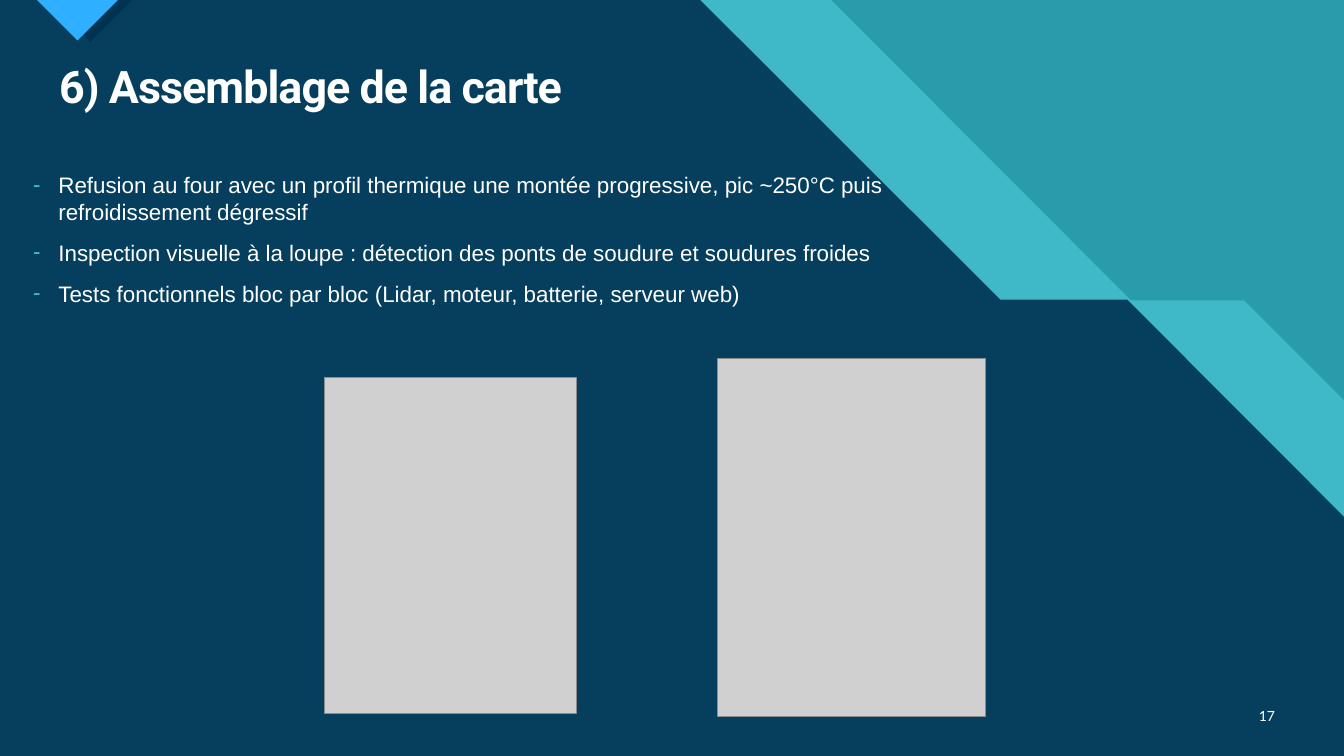
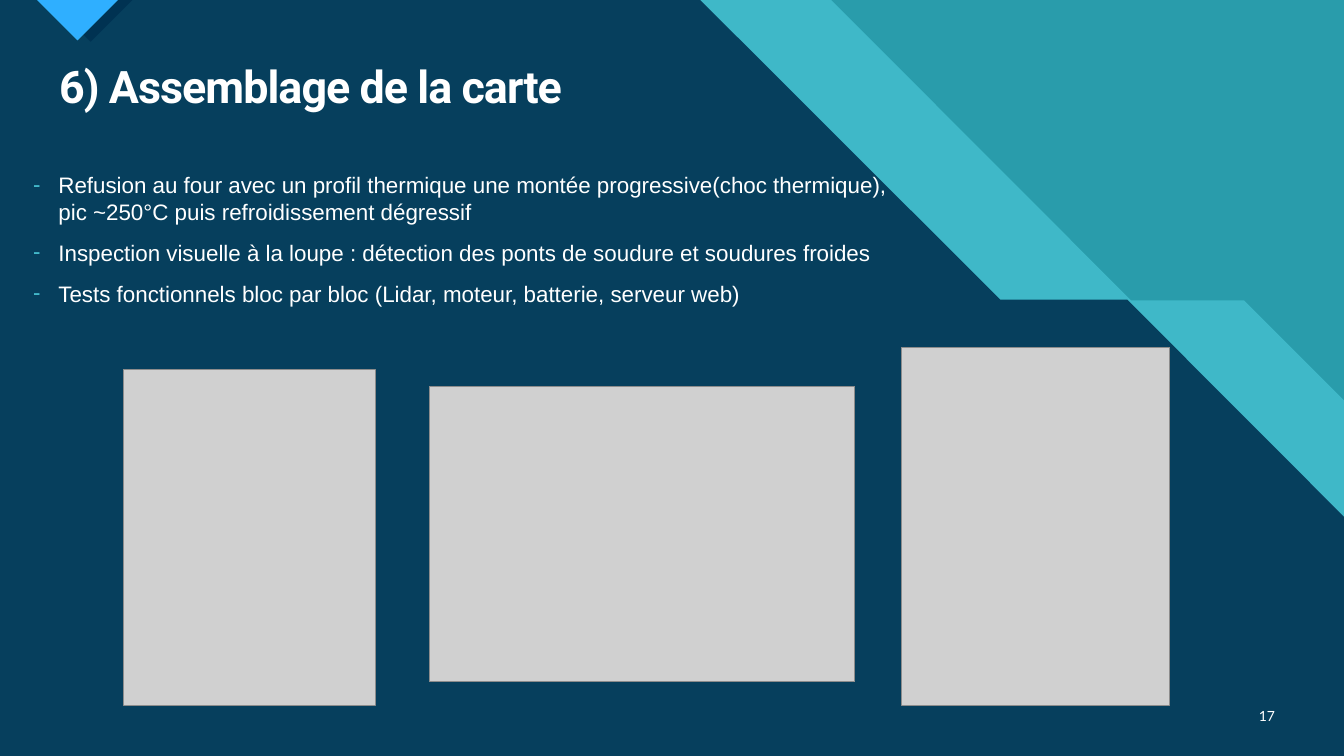
Before and after one commit to m4mchlk-svg/Projet-Pico-Centrale-Hydro-l-ctrique-BTS-CIEL-2nd, a slide deck: slide 17 of Rapport de PROJET/Diapo-Oral.pptx. Drawn at 1344x756 pixels with LibreOffice and Linux fonts; fonts in the diff are those of the drawing; grey boxes stand for pictures. Boxes give left, top, right and bottom in pixels: in the first picture for what was removed or moved away, otherwise in the second. Text is boxed around its words. In the diff, an @@ line names an element or a change of style, - is before the commit and + after.

```diff
--- a/Rapport de PROJET/Diapo-Oral.pptx
+++ b/Rapport de PROJET/Diapo-Oral.pptx
@@ text at (58, 175, 886, 225): text changed @@
-– Refusion au four avec un profil thermique une montée progressive, pic ~250°C puis refroidissement dégressif
+– Refusion au four avec un profil thermique une montée progressive(choc thermique), pic ~250°C puis refroidissement dégressif
@@ picture: place and size @@
-picture at (717, 359, 985, 717)
+picture at (901, 348, 1170, 706)
@@ picture: place and size @@
-picture at (325, 378, 577, 714)
+picture at (123, 370, 375, 706)
@@ picture added at (430, 386, 855, 682) @@
```
Also in this commit, not shown: 4 other slides changed.
